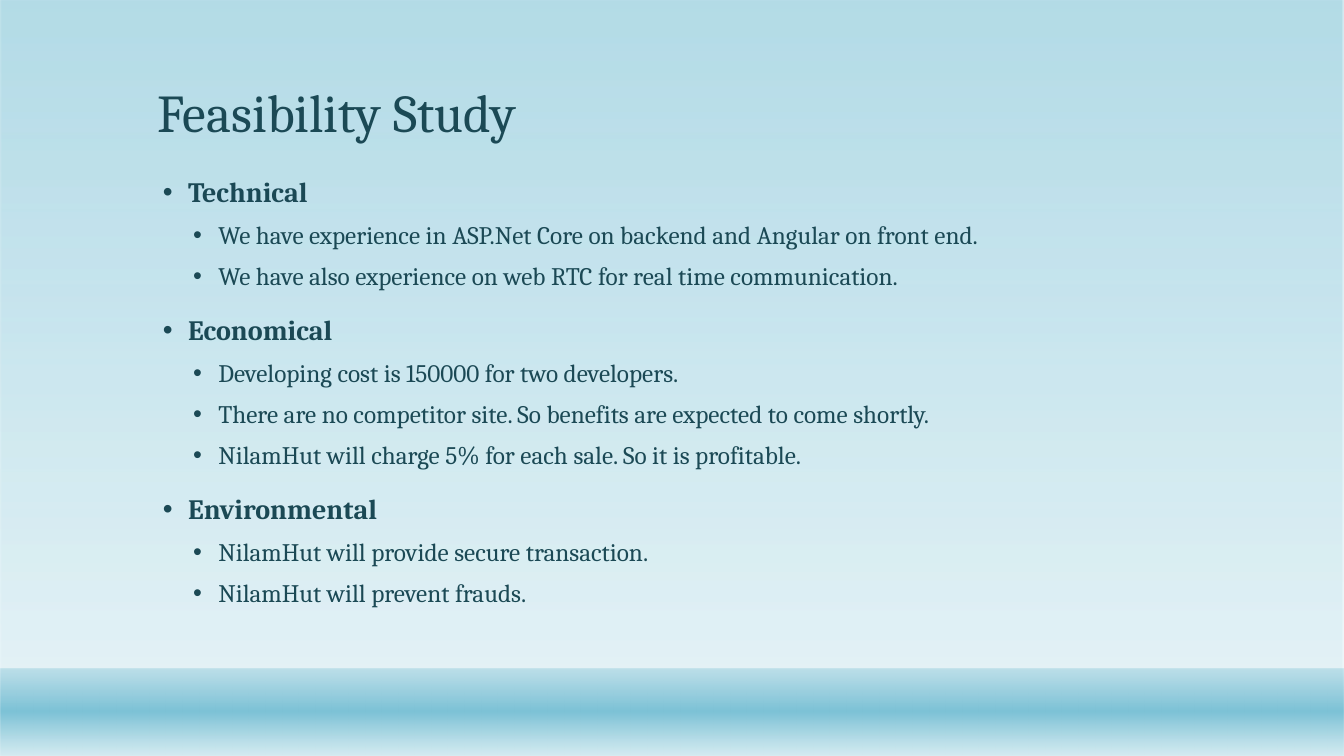
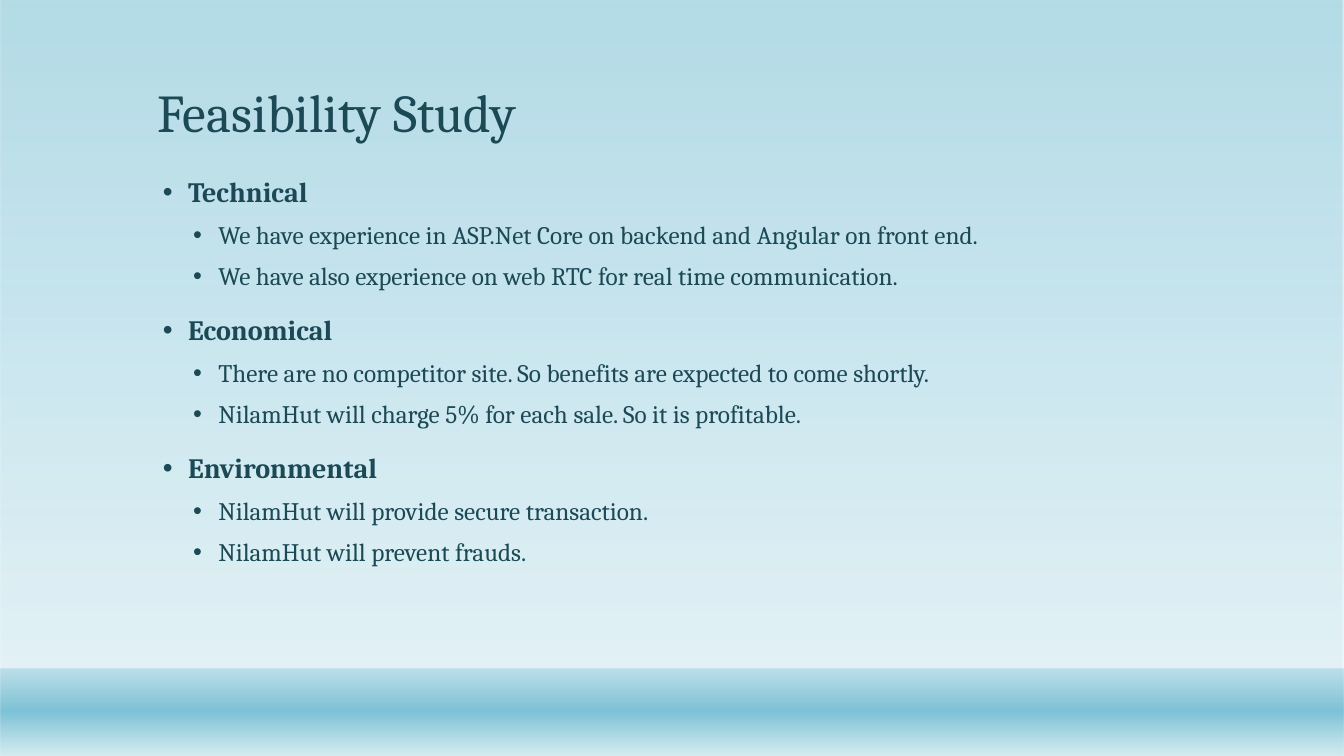
Before and after one commit to Jaggesher/LabWork, a slide deck: slide 6 of NilamHut.pptx. Drawn at 1344x756 pixels with LibreOffice and Linux fonts; fonts in the diff are those of the drawing; background and template pictures are left out. Boxes give left, top, right and bottom in pixels: in the first picture for what was removed or moved away, otherwise in the second. Text is boxed around its words. In the diff, an @@ line names an element or a change of style, - is before the commit and + after.

```diff
--- a/NilamHut.pptx
+++ b/NilamHut.pptx
@@ text at bbox=[218, 364, 679, 388]: paragraph removed @@
-  • Developing cost is 150000 for two developers.
```
Also in this commit, not shown: 5 other slides changed.
